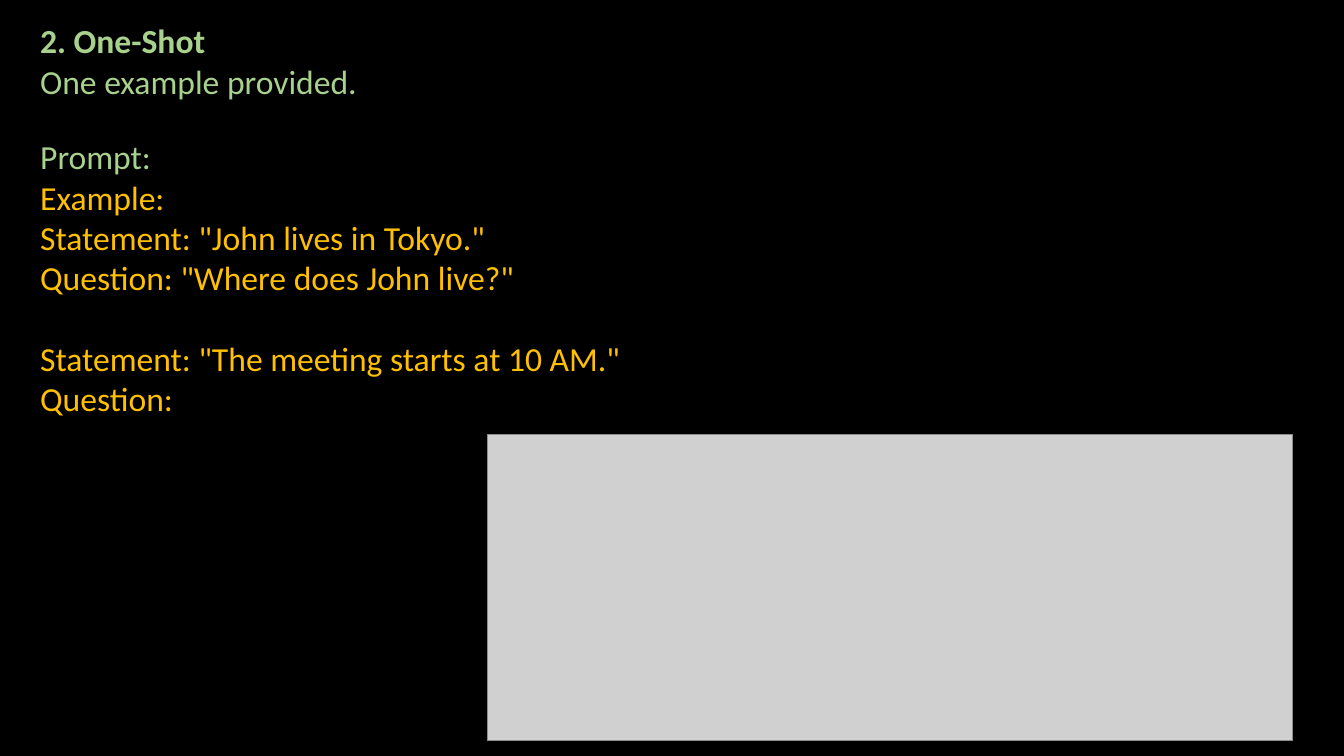
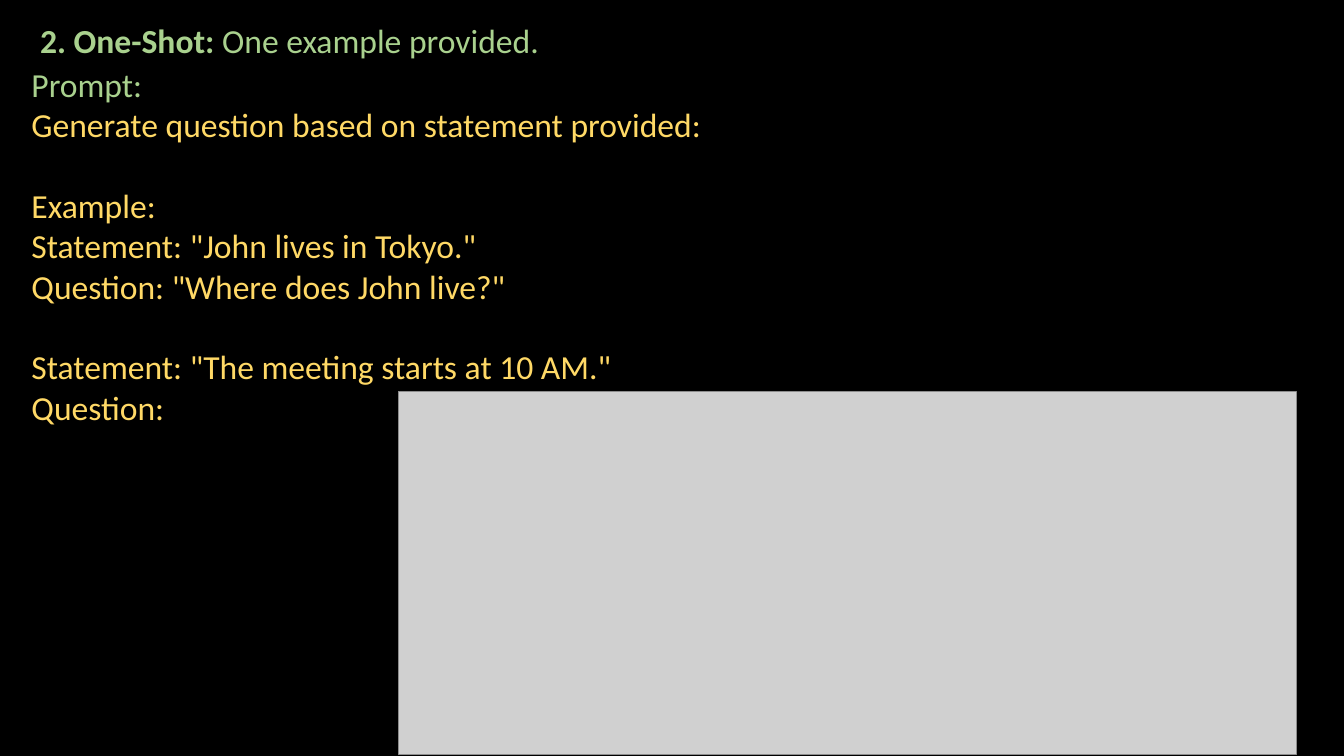
Before and after one commit to ash322ash422/youtube, a slide deck: slide 4 of prompt_engineering/pe-2-1_techniques_0Shot_1Shot_FewShot_ChainOfThought_RolePrompting_v2.pptx. Drawn at 1344x756 pixels with LibreOffice and Linux fonts; fonts in the diff are those of the drawing; grey boxes stand for pictures; background and template pictures are left out. Boxes give left, top, right and bottom in pixels: in the first picture for what was removed or moved away, otherwise in the second. Text is boxed around its words. In the diff, an @@ line names an element or a change of style, - is before the commit and + after.

```diff
--- a/prompt_engineering/pe-2-1_techniques_0Shot_1Shot_FewShot_ChainOfThought_RolePrompting_v2.pptx
+++ b/prompt_engineering/pe-2-1_techniques_0Shot_1Shot_FewShot_ChainOfThought_RolePrompting_v2.pptx
@@ text at (x1=40, y1=29, x2=539, y2=59): text changed @@
-2. One-Shot
-One example provided.
+2. One-Shot: One example provided.
@@ text "Prompt:" moved from (x1=40, y1=147, x2=620, y2=416) to (x1=31, y1=75, x2=701, y2=425) @@
@@ text at (x1=31, y1=113, x2=701, y2=143): paragraph added @@
+Generate question based on statement provided:
@@ text at (x1=31, y1=194, x2=611, y2=425): text colour #FFC000 to #FFD966 in "Example:", "Statement: "John lives in Tokyo."", "Question: "Where does John live?"", "Statement: "The meeting starts at 10 AM."" and 1 more places @@
@@ picture resized from (x1=487, y1=435, x2=1293, y2=741) to (x1=398, y1=392, x2=1297, y2=755) @@
```
Also in this commit, not shown: 2 other slides changed, 17 other files.
